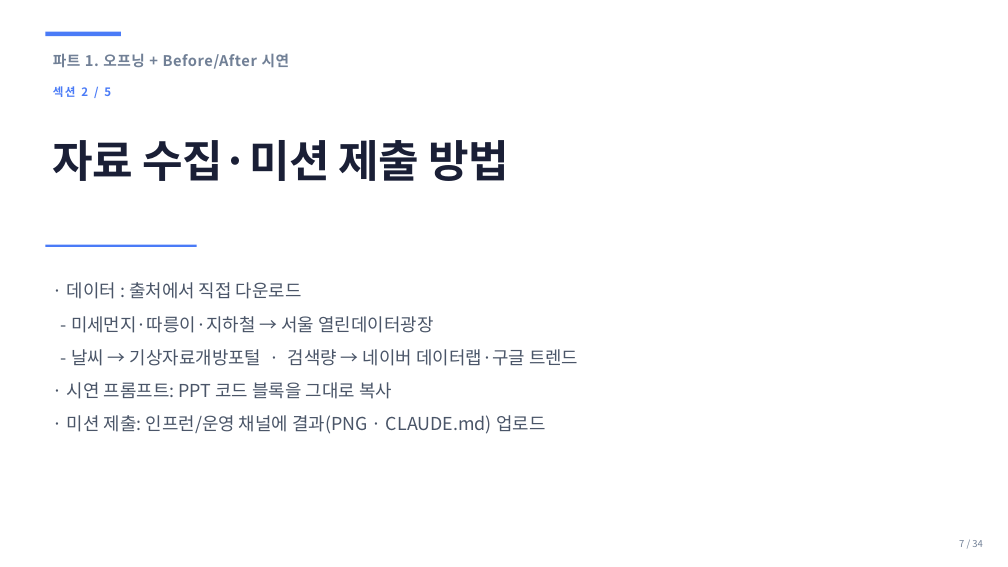
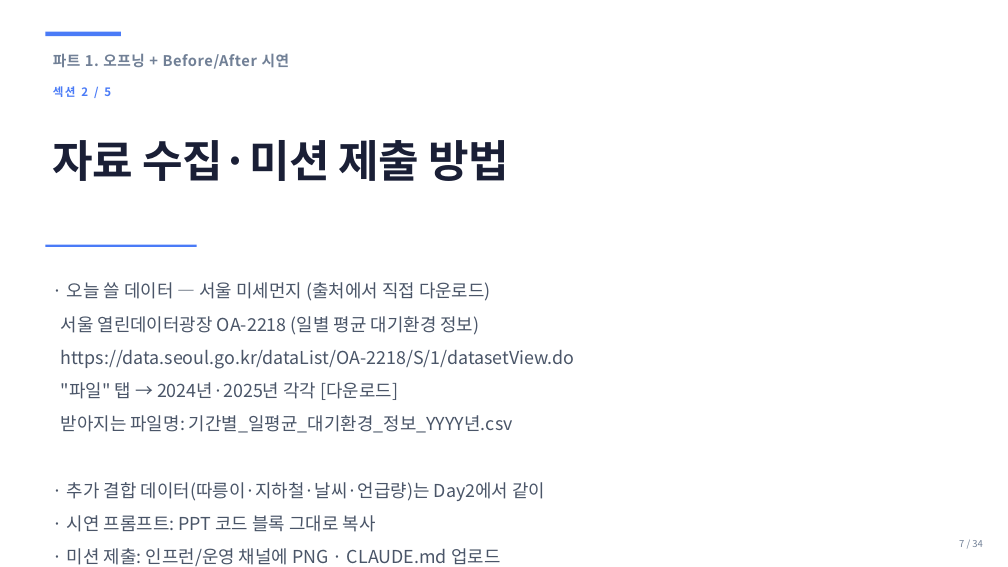
Before and after one commit to sujinpark-datapopcorn/inflearn_ccd_challenge, a slide deck: slide 7 of ppt/b2g_day1_setup.pptx. Drawn at 1008x567 pixels with LibreOffice and Linux fonts; fonts in the diff are those of the drawing. Boxes give left, top, right and bottom in pixels: in the first picture for what was removed or moved away, otherwise in the second. Text is boxed around its words. In the diff, an @@ line names an element or a change of style, - is before the commit and + after.

```diff
--- a/ppt/b2g_day1_setup.pptx
+++ b/ppt/b2g_day1_setup.pptx
@@ text at (61,282,575,566): text changed @@
-· 데이터 : 출처에서 직접 다운로드
-- 미세먼지·따릉이·지하철 → 서울 열린데이터광장
-- 날씨 → 기상자료개방포털 · 검색량 → 네이버 데이터랩·구글 트렌드
-· 시연 프롬프트: PPT 코드 블록을 그대로 복사
-· 미션 제출: 인프런/운영 채널에 결과(PNG · CLAUDE.md) 업로드
+· 오늘 쓸 데이터 — 서울 미세먼지 (출처에서 직접 다운로드)
+서울 열린데이터광장 OA-2218 (일별 평균 대기환경 정보)
+https://data.seoul.go.kr/dataList/OA-2218/S/1/datasetView.do
+"파일" 탭 → 2024년·2025년 각각 [다운로드]
+받아지는 파일명: 기간별_일평균_대기환경_정보_YYYY년.csv
+· 추가 결합 데이터(따릉이·지하철·날씨·언급량)는 Day2에서 같이
+· 시연 프롬프트: PPT 코드 블록 그대로 복사
+· 미션 제출: 인프런/운영 채널에 PNG · CLAUDE.md 업로드
```
Also in this commit, not shown: 1 other slide changed, 3 other files.
